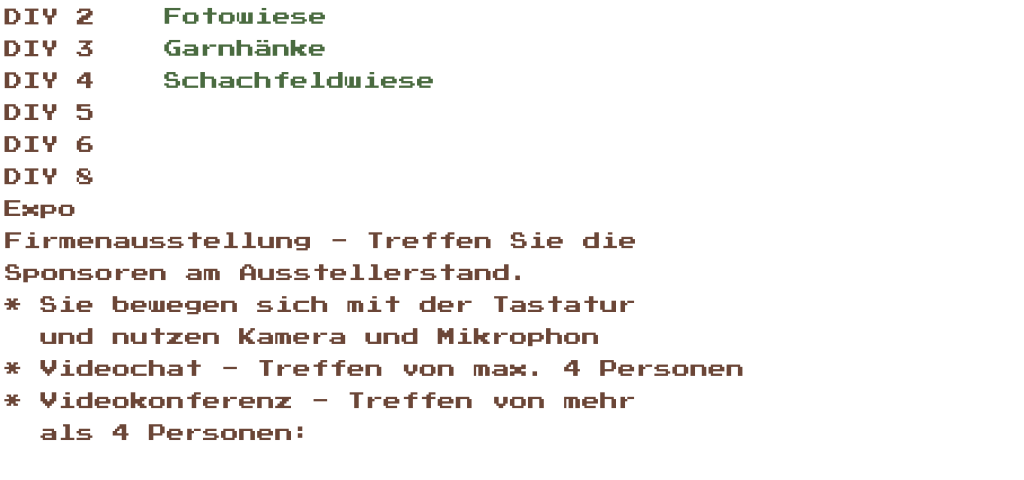
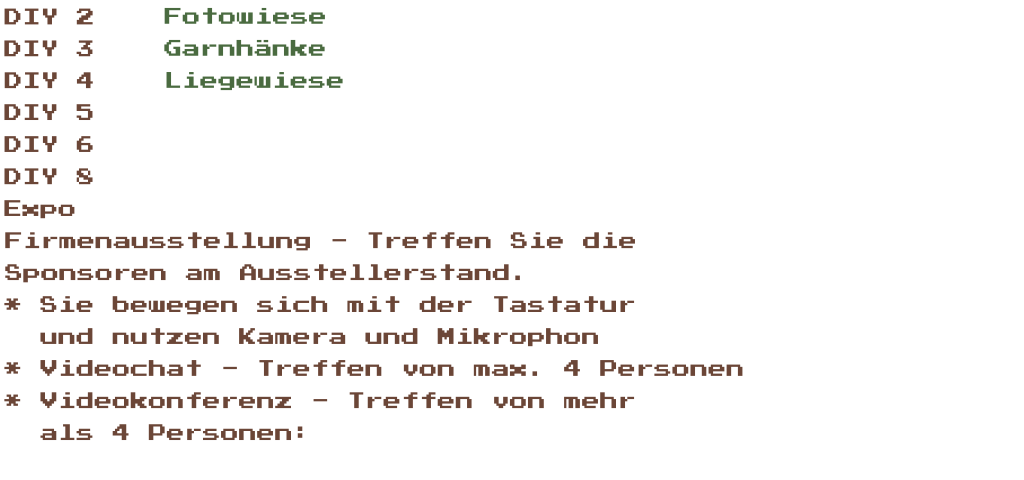
Layers edited between the first and the second 1024 x 480 image:
pixels changed over [164, 72, 433, 91] (layer not identified)
